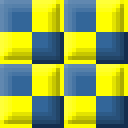
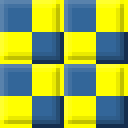
Comparing the layer stacks of the two 128x128 images. Changes:
pixels changed over bbox(0, 0, 124, 124) (layer not identified)
